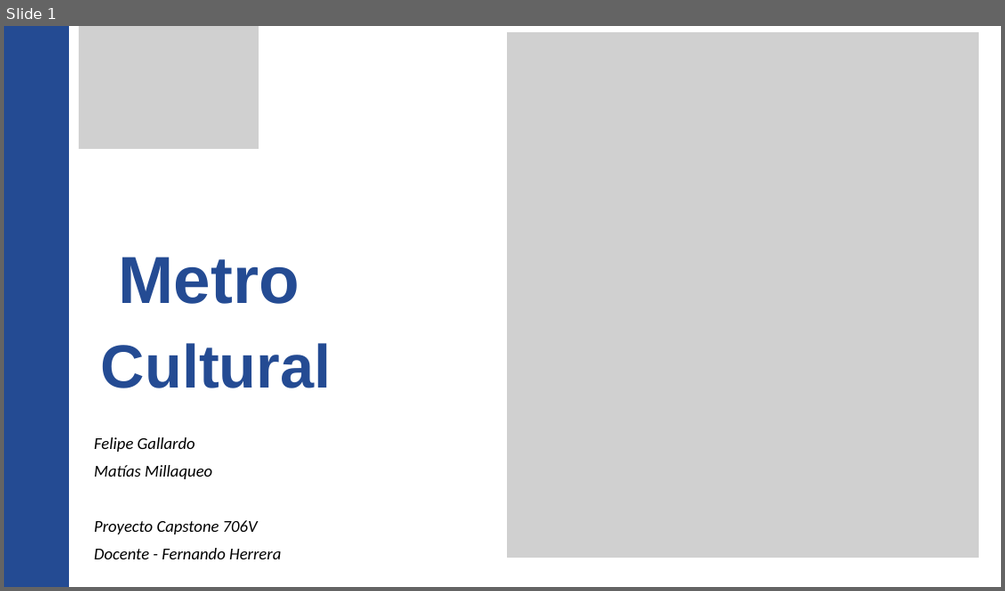
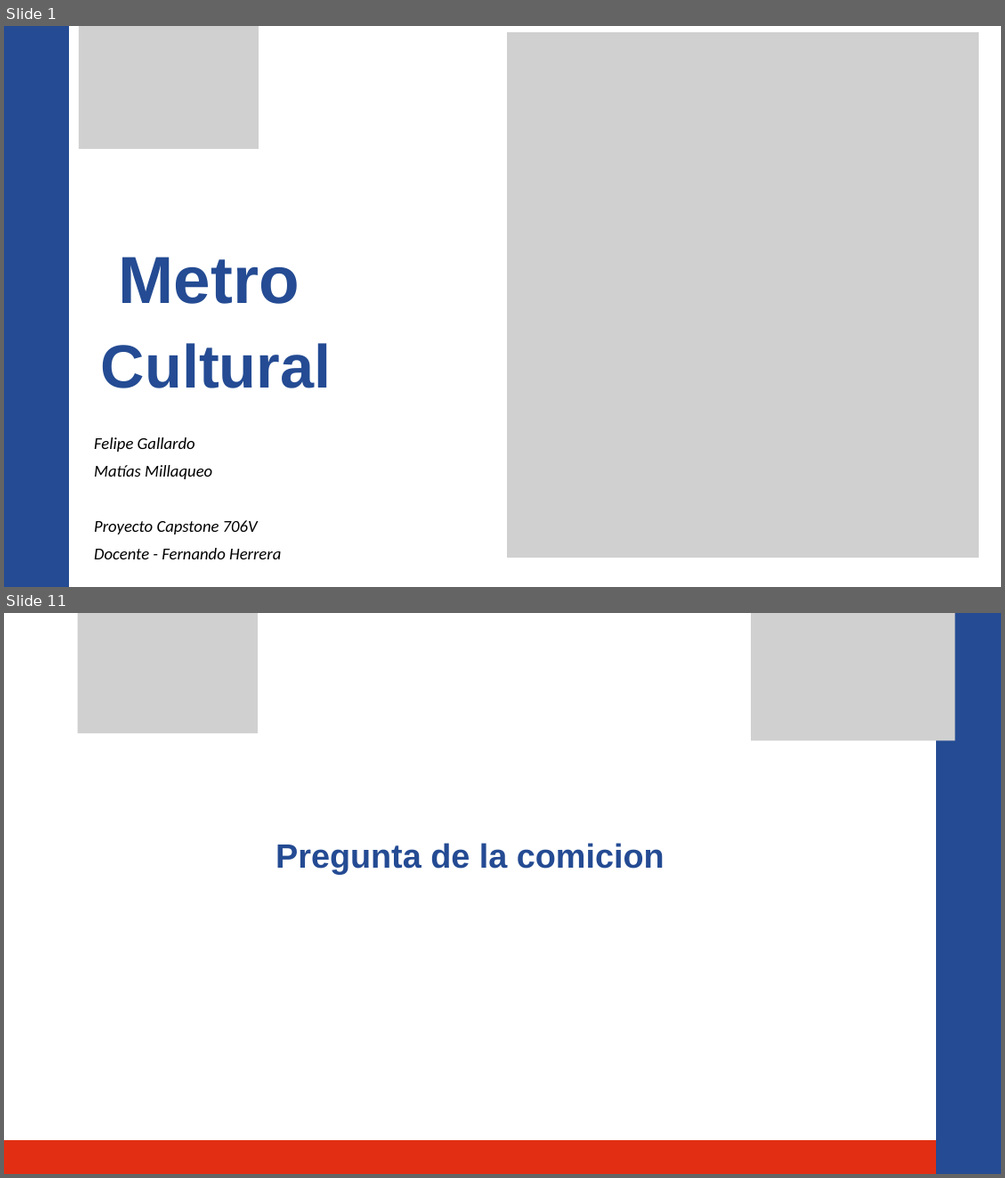
Before and after one commit to gh-Matias/Metro-Cultural, a slide deck: Fase 2/Avances/Metro Cultural 1.pptx. Shown one above the other, each under a label of ours: slide 1 before the commit, slides 1 and 11 after it; the slides between them are not shown. The pictures are 1005x591 and 1005x1178 pixels, drawn with LibreOffice and Linux fonts; fonts in the diff are those of the drawing; grey boxes stand for pictures. Boxes give left, top, right and bottom in pixels: in the first picture for what was removed or moved away, otherwise in the second. Text is boxed around its words. In the diff, an @@ line names an element or a change of style, - is before the commit and + after.

```diff
--- a/Fase 2/Avances/Metro Cultural 1.pptx
+++ b/Fase 2/Avances/Metro Cultural 1.pptx
@@ slide 11 added at bbox=[4, 613, 1001, 1174], background #FFFFFF @@
@@ picture added at bbox=[78, 613, 258, 733] @@
@@ picture added at bbox=[751, 613, 955, 740] @@
@@ freeform shape added at bbox=[936, 613, 1001, 1174], fill #244B93 @@
@@ text added at bbox=[275, 843, 664, 874], 48.7 pt, text #244B93, bold @@
+Pregunta de la comicion
@@ freeform shape added at bbox=[4, 1140, 936, 1174], fill #E22F13 @@
```
Also in this commit, not shown: 1 slide changed, 8 other slides added, 6 slides removed.
